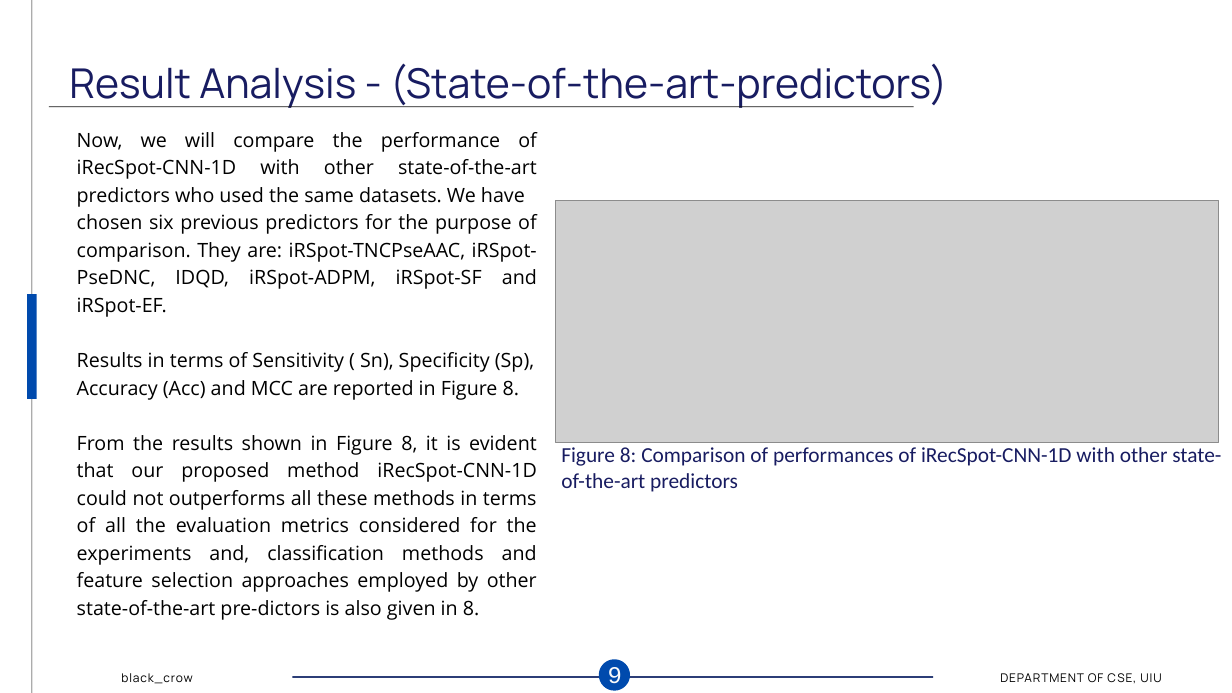
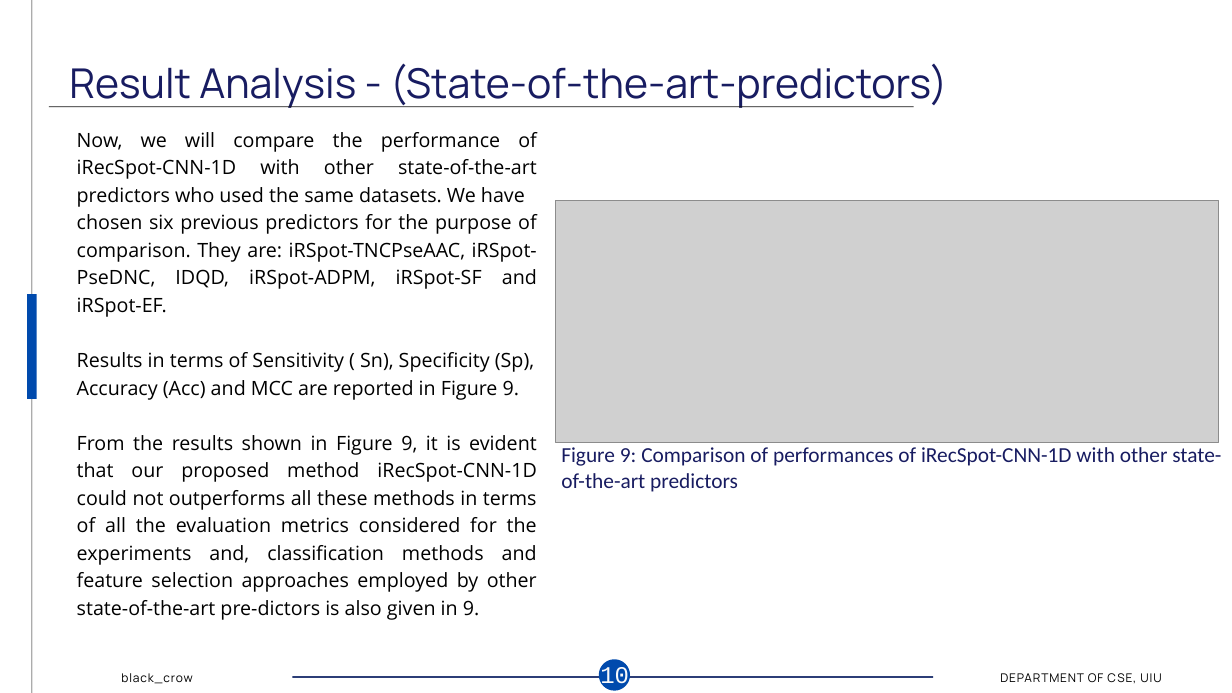
Before and after one commit to oii-nasif/Pattern-Recognition, a slide deck: slide 11 of hotspot/iRSpot-CNN-1D_final.pptx (slide 10 before the commit). Drawn at 1232x693 pixels with LibreOffice and Linux fonts; fonts in the diff are those of the drawing; grey boxes stand for pictures; background and template pictures are left out. Boxes give left, top, right and bottom in pixels: in the first picture for what was removed or moved away, otherwise in the second. Text is boxed around its words. In the diff, an @@ line names an element or a change of style, - is before the commit and + after.

Commit message:
final presentation added

```diff
--- a/hotspot/iRSpot-CNN-1D_final.pptx
+++ b/hotspot/iRSpot-CNN-1D_final.pptx
@@ text at box(77, 380, 537, 620): text changed @@
-Accuracy (Acc) and MCC are reported in Figure 8.
-From the results shown in Figure 8, it is evident that our proposed method iRecSpot-CNN-1D could not outperforms all these methods in terms of all the evaluation metrics considered for the experiments and, classification methods and feature selection approaches employed by other state-of-the-art pre-dictors is also given in 8.
+Accuracy (Acc) and MCC are reported in Figure 9.
+From the results shown in Figure 9, it is evident that our proposed method iRecSpot-CNN-1D could not outperforms all these methods in terms of all the evaluation metrics considered for the experiments and, classification methods and feature selection approaches employed by other state-of-the-art pre-dictors is also given in 9.
@@ text at box(561, 447, 1221, 492): text changed @@
-Figure 8: Comparison of performances of iRecSpot-CNN-1D with other state-of-the-art predictors
+Figure 9: Comparison of performances of iRecSpot-CNN-1D with other state-of-the-art predictors
@@ text at box(600, 665, 629, 690): text changed @@
-9
+10
```
Also in this commit, not shown: 4 other slides changed, 1 slide added, 1 other file.
